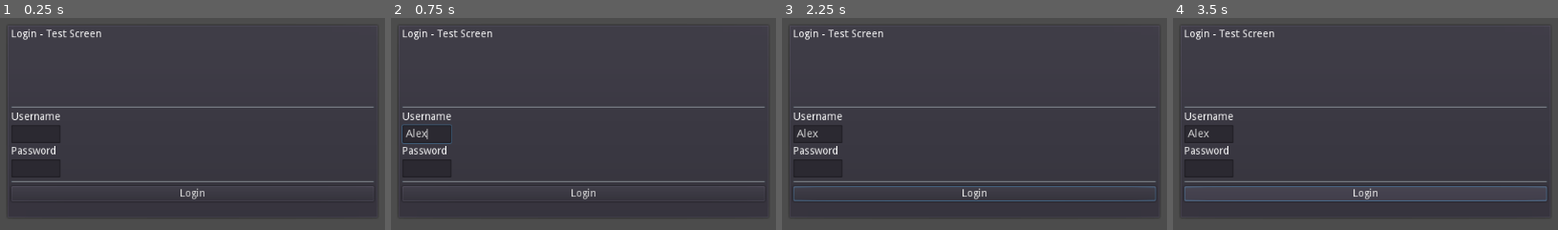
Above: before the commit, frames 1-4 (left to right).
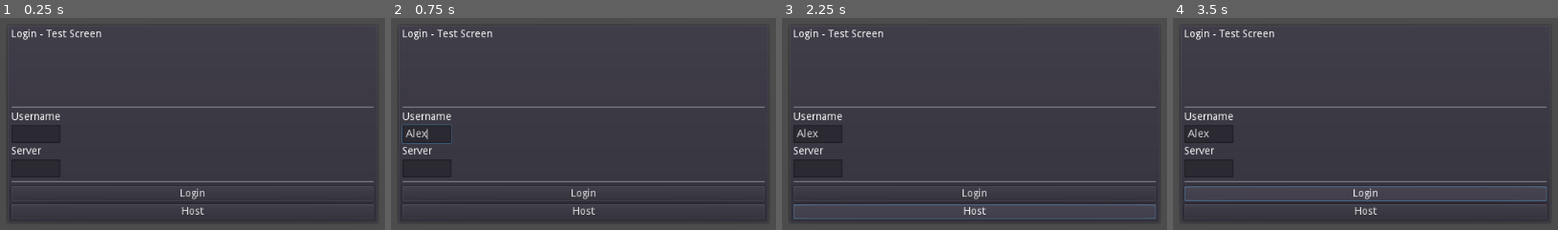
Above: after the commit, the same moments.

Repository: kyle-stevens/murder-mansion
Game: Godot game, scene res://scenes/TestLogin.tscn
Two runs of this game, one before a commit and one after it. Both use one fixed random seed, a clock stepped at 60 frames per second and the inputs below. The project has no main scene, so this scene is started directly.
Inputs (mouse positions are in pixels of both pictures, inside the frame that each line leads up to):
- Up to frame 1 (0.25 s): no input
- Up to frame 2 (0.75 s): click (425, 134) at 0.52 s; type "Alex" at 0.6 s
- Up to frame 3 (2.25 s): click "Login" at 1.25 s; click (974, 210) at 2 s, where only the run after the commit has a clickable "Host"
- Up to frame 4 (3.5 s): click "Login" at 2.75 s

The runs differ from the first frame. In frame 1, 1.6% of the frame differs, in the area x 2-98%, y 60-96%; in frame 2, 1.6%; in frame 3, 3.4%; in frame 4, 1.6%.

Commit message:
working on server - v0.2.1

Diff:
--- a/mansion_v2/scenes/TestLogin.tscn
+++ b/mansion_v2/scenes/TestLogin.tscn
@@ -17,11 +17,11 @@
 margin_left = 7.0
 margin_top = 7.0
 margin_right = 493.0
-margin_bottom = 255.0
+margin_bottom = 262.0
 
 [node name="VBoxContainer" type="VBoxContainer" parent="PanelContainer/MarginContainer"]
 margin_right = 486.0
-margin_bottom = 248.0
+margin_bottom = 255.0
 
 [node name="Label" type="Label" parent="PanelContainer/MarginContainer/VBoxContainer"]
 margin_right = 486.0
@@ -57,9 +57,9 @@
 margin_top = 46.0
 margin_right = 66.0
 margin_bottom = 60.0
-text = "Password"
+text = "Server"
 
-[node name="password" type="LineEdit" parent="PanelContainer/MarginContainer/VBoxContainer/GridContainer"]
+[node name="server" type="LineEdit" parent="PanelContainer/MarginContainer/VBoxContainer/GridContainer"]
 margin_top = 64.0
 margin_right = 66.0
 margin_bottom = 88.0
@@ -70,10 +70,17 @@
 margin_right = 486.0
 margin_bottom = 207.0
 
-[node name="Button" type="Button" parent="PanelContainer/MarginContainer/VBoxContainer"]
+[node name="Join" type="Button" parent="PanelContainer/MarginContainer/VBoxContainer"]
 margin_top = 211.0
 margin_right = 486.0
 margin_bottom = 231.0
 text = "Login"
 
-[connection signal="pressed" from="PanelContainer/MarginContainer/VBoxContainer/Button" to="." method="_on_Button_pressed"]
+[node name="Host" type="Button" parent="PanelContainer/MarginContainer/VBoxContainer"]
+margin_top = 235.0
+margin_right = 486.0
+margin_bottom = 255.0
+text = "Host"
+
+[connection signal="pressed" from="PanelContainer/MarginContainer/VBoxContainer/Join" to="." method="_on_Join_pressed"]
+[connection signal="pressed" from="PanelContainer/MarginContainer/VBoxContainer/Host" to="." method="_on_Host_pressed"]
--- a/mansion_v2/scripts/TestLogin.gd
+++ b/mansion_v2/scripts/TestLogin.gd
@@ -1,7 +1,7 @@
 extends Control
 
 onready var user = get_node("PanelContainer/MarginContainer/VBoxContainer/GridContainer/user")
-onready var password = get_node("PanelContainer/MarginContainer/VBoxContainer/GridContainer/password")
+onready var server = get_node("PanelContainer/MarginContainer/VBoxContainer/GridContainer/server")
 onready var http_request = HTTPRequest.new()
 
 func _ready():
@@ -13,10 +13,15 @@
 	var response = parse_json(body.get_string_from_utf8())
 	print(response)
 
+func _on_Join_pressed():
+	var fields = {"username" : user.text, "server" : server.text}
+	var result = http_request.request("http://127.0.0.1:5000/join", PoolStringArray(['Content-Type: application/json']), false, 2, to_json(fields))
+	if result != OK:
+		push_error("An error occurred in the HTTP request")
 
 
-func _on_Button_pressed():
-	var fields = {"username" : user.text, "password" : password.text}
-	var result = http_request.request("http://127.0.0.1:5000/register", PoolStringArray(['Content-Type: application/json']), false, 2, to_json(fields))
+func _on_Host_pressed():
+	var fields = {"username" : user.text, "server" : server.text} #need to make this simply make a request and be served a server code instead of declaring it
+	var result = http_request.request("http://127.0.0.1:5000/host", PoolStringArray(['Content-Type: application/json']), false, 2, to_json(fields))
 	if result != OK:
 		push_error("An error occurred in the HTTP request")
Not shown, changed: flask_server/app.py
